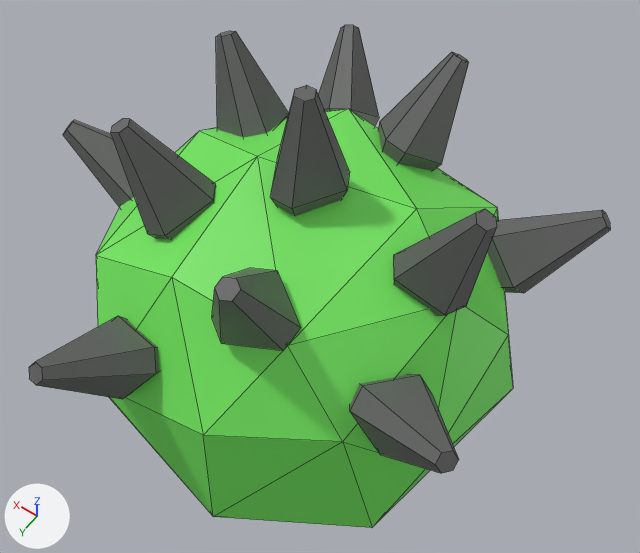
An edit to the FBX model Assets/!/FBX/Enemies/FBX_Slime.fbx, drawn before and after from the same camera.
Camera for both pictures: a 50 mm lens placed at (-0.667, 0.881, 1.753), pointed at (-0.041, 0.005, 0.377). Arrows for +X, +Y and +Z are at lower left; the lights stay in place. Mesh edges are drawn as thin lines. Where no turn or scale is listed for an object, it has been applied to the vertices.

The first picture shows 'slime2', 'spikes2'.
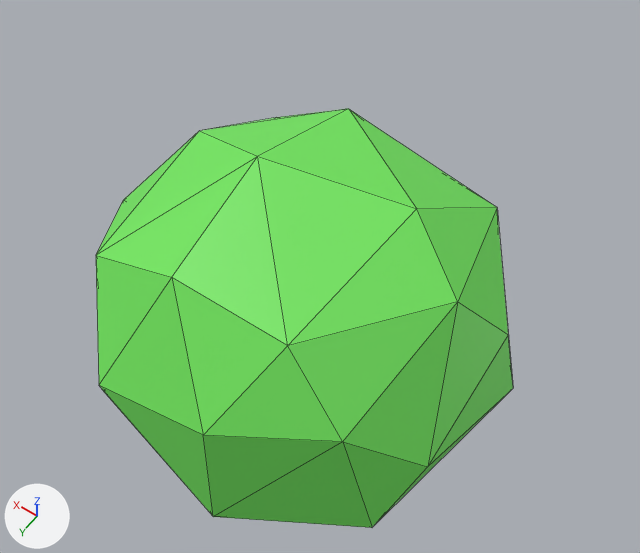
Where the newer file only moved an object's origin or applied its transform, the numbers keep the older frame.

Location of each change, [x1, y1, x2, y2] in pixels of the pictures (640 x 553 px):
'spikes2', deleted
    before: [29, 25, 611, 473]

Diff of the bpy script that builds the scene:
```diff
--- a/Assets/!/FBX/Enemies/FBX_Slime.fbx.py
+++ b/Assets/!/FBX/Enemies/FBX_Slime.fbx.py
@@ ob_spikes2 @@
-ob_spikes2 = bpy.data.objects.new('spikes2', me_cube_061)
-ob_spikes2.location = (0.0, 0.0, 0.527)
```
